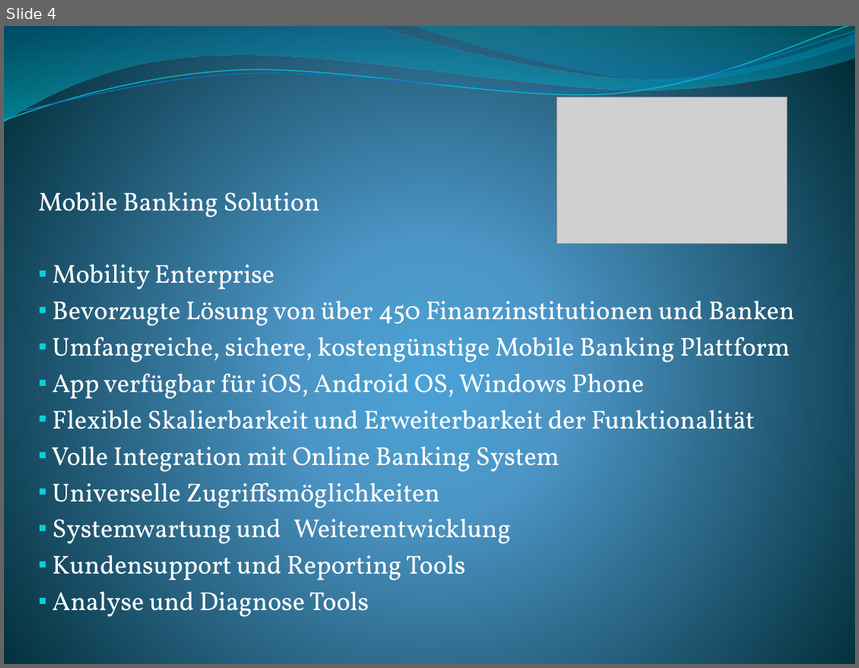
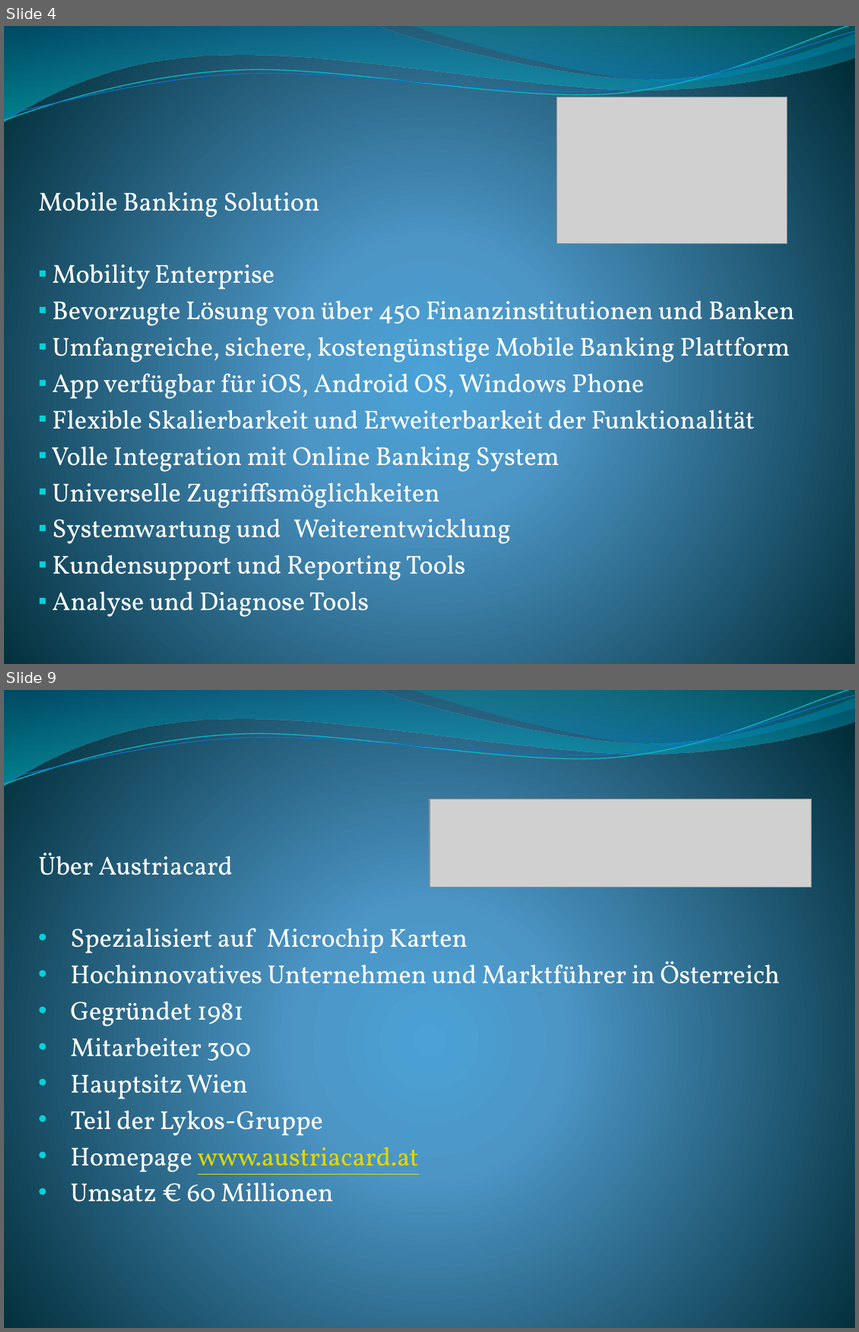
Before and after one commit to ChristophPrybila/it-strategy, a slide deck: UE2/Anbieterprofile.pptx. Shown one above the other, each under a label of ours: slide 4 before the commit, slides 4 and 9 after it; the slides between them are not shown. The pictures are 859x668 and 859x1332 pixels, drawn with LibreOffice and Linux fonts; fonts in the diff are those of the drawing; grey boxes stand for pictures. Boxes give left, top, right and bottom in pixels: in the first picture for what was removed or moved away, otherwise in the second. Text is boxed around its words. In the diff, an @@ line names an element or a change of style, - is before the commit and + after.

```diff
--- a/UE2/Anbieterprofile.pptx
+++ b/UE2/Anbieterprofile.pptx
@@ slide 9 added at [4, 690, 855, 1328], background gradient #4AA0D6 to #4C98C7 to #002C38; not listed: 4 template elements that a slide beside it also shows @@
@@ picture added at [430, 799, 812, 888] @@
@@ text added at [38, 853, 780, 1202], 22 pt, text #FFFFFF @@
+Über Austriacard
+• Spezialisiert auf Microchip Karten
+• Hochinnovatives Unternehmen und Marktführer in Österreich
+• Gegründet 1981
+• Mitarbeiter 300
+• Hauptsitz Wien
+• Teil der Lykos-Gruppe
+• Homepage www.austriacard.at
+• Umsatz € 60 Millionen
```
Also in this commit, not shown: 3 slides changed, 3 other slides added, 2 other files.
